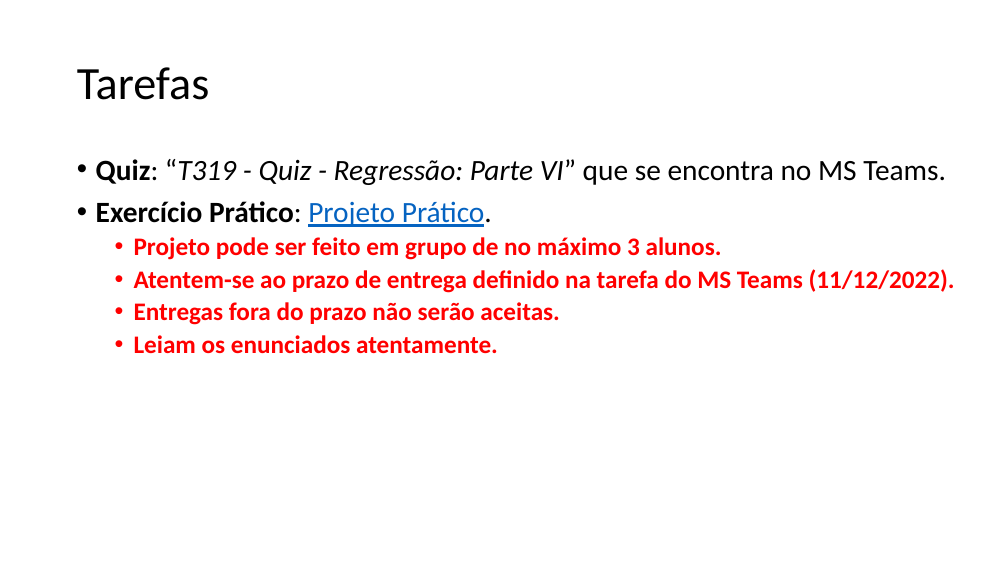
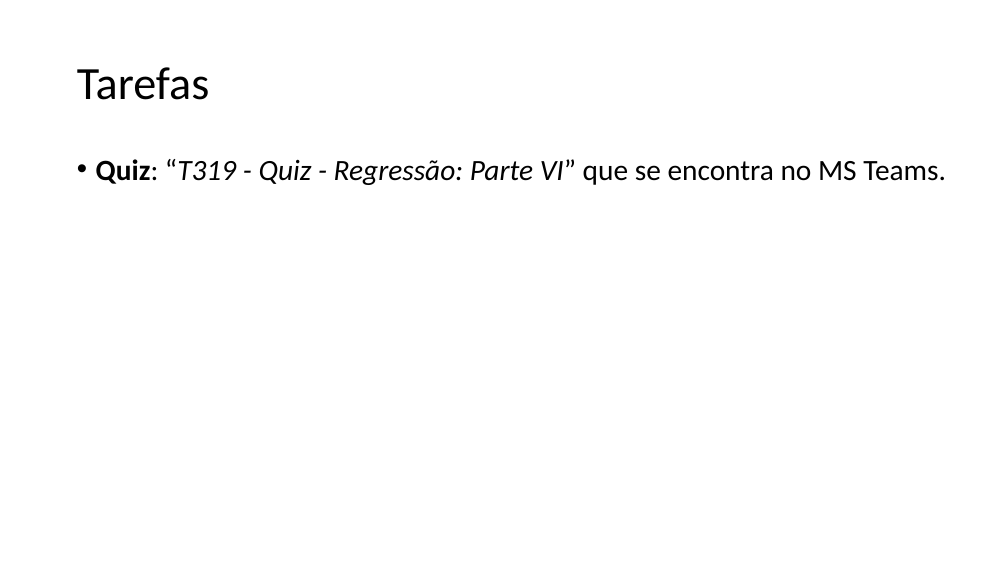
Before and after one commit to zz4fap/t319_aprendizado_de_maquina, a slide deck: slide 14 of slides/T319_Regressão_Linear (Parte VI).pptx. Drawn at 1008x567 pixels with LibreOffice and Linux fonts; fonts in the diff are those of the drawing. Boxes give left, top, right and bottom in pixels: in the first picture for what was removed or moved away, otherwise in the second. Text is boxed around its words. In the diff, an @@ line names an element or a change of style, - is before the commit and + after.

```diff
--- a/slides/T319_Regressão_Linear (Parte VI).pptx
+++ b/slides/T319_Regressão_Linear (Parte VI).pptx
@@ text at [96,201,955,354]: paragraphs removed @@
-• Exercício Prático: Projeto Prático.
-  • Projeto pode ser feito em grupo de no máximo 3 alunos.
-  • Atentem-se ao prazo de entrega definido na tarefa do MS Teams (11/12/2022).
-  • Entregas fora do prazo não serão aceitas.
-  • Leiam os enunciados atentamente.
```
Also in this commit, not shown: 5 other files.
